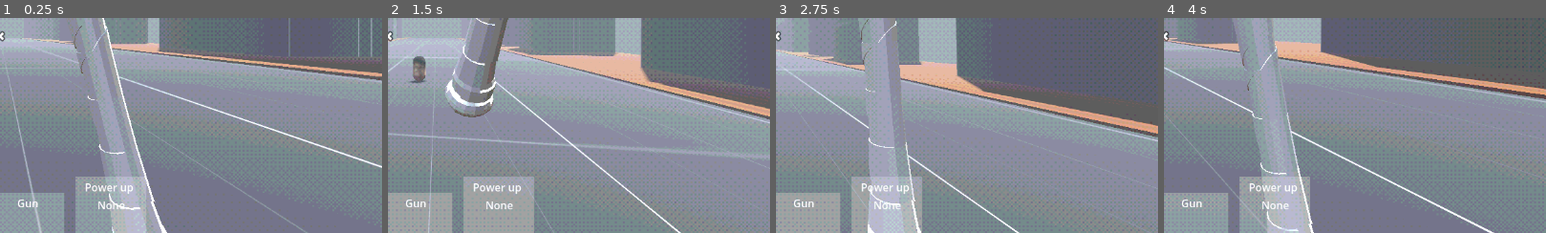
Above: before the commit, frames 1-4 (left to right).
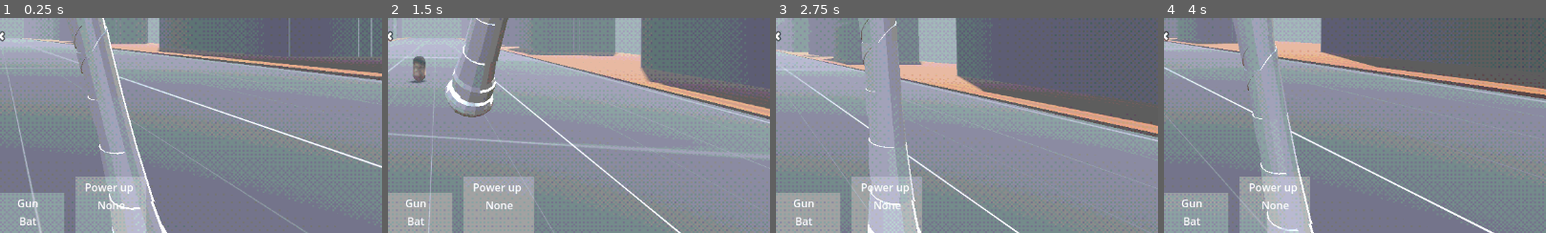
Above: after the commit, the same moments.

Repository: felipepreuss/mnemonic.dream
Game: Godot game, scene res://Scenes/tutorial.tscn
Same seed, same stepped clock (60 frames per second), same inputs: the game is played once before the commit and once after it. This scene is started directly instead of the project's main scene. Sound files missing from this copy of the repository are replaced by a short silence.
Inputs (mouse positions are % of the whole screen's width and height, from its top left):
- Up to frame 1 (0.25 s): no input
- Up to frame 2 (1.5 s): move the mouse to (55, 50) at 0.52 s; press the mouse at (55, 50) at 0.53 s; hold W (Forward) from 0.53 s (still down); tap Space (Jump) at 0.77 s; move the mouse to (45, 50) at 1.27 s; release the mouse at (45, 50) at 1.28 s; tap Q (Q) at 1.35 s
- Up to frame 3 (2.75 s): keep holding W (Forward); tap Space (Jump) at 1.52 s; move the mouse to (52, 48) at 2.02 s; tap 0 at 2.1 s
- Up to frame 4 (4 s): keep holding W (Forward); move the mouse to (49, 52) at 2.77 s; click (49, 52) at 2.85 s; tap Space (Jump) at 3.02, 3.77 s; move the mouse to (57, 51) at 3.52 s; tap Q (Q) at 3.6 s
The pictures show only the part of the screen within x 50-100%, y 46-96%; the shares and areas given below are measured in that part.

The runs differ from the first frame. In frame 1, 0.1% of the frame differs, in the area x 5-10%, y 92-97%; in frame 2, 0.1%; in frame 3, 0.1%; in frame 4, 0.1%.

Commit message:
Add resolution selection to settings menu
Connected the OptionButton's item_selected signal to a new handler in settings_menu.gd, allowing users to change the window size based on selected resolution. Also set 'gun_name' property in taco.tscn Node3D to 'Bat'.

Diff:
--- a/Scenes/settings_menu.tscn
+++ b/Scenes/settings_menu.tscn
@@ -160,5 +160,6 @@
 text = "EXIT"
 metadata/_edit_use_anchors_ = true
 
+[connection signal="item_selected" from="ColorRect/VBoxContainer/resolution/OptionButton" to="." method="_on_option_button_item_selected"]
 [connection signal="pressed" from="apply_button" to="." method="_on_apply_button_pressed"]
 [connection signal="pressed" from="exit_button" to="." method="_on_exit_button_pressed"]
--- a/Scenes/taco.tscn
+++ b/Scenes/taco.tscn
@@ -100,6 +100,7 @@
 
 [node name="Node3D" type="Node3D"]
 script = ExtResource("1_hnl0q")
+gun_name = "Bat"
 melee = true
 metadata/_custom_type_script = "uid://cme4um2042nwv"
 
--- a/Script/settings_menu.gd
+++ b/Script/settings_menu.gd
@@ -7,3 +7,14 @@
 
 func _on_exit_button_pressed() -> void:
 	get_tree().change_scene_to_file("res://Scenes/main_menu.tscn")
+
+
+func _on_option_button_item_selected(index: int) -> void:
+	match index:
+		0:
+			DisplayServer.window_set_size(Vector2i(1152,648))
+
+		1:
+			DisplayServer.window_set_size(Vector2i(800,600))
+		2:
+			DisplayServer.window_set_size(Vector2i(640,480))
